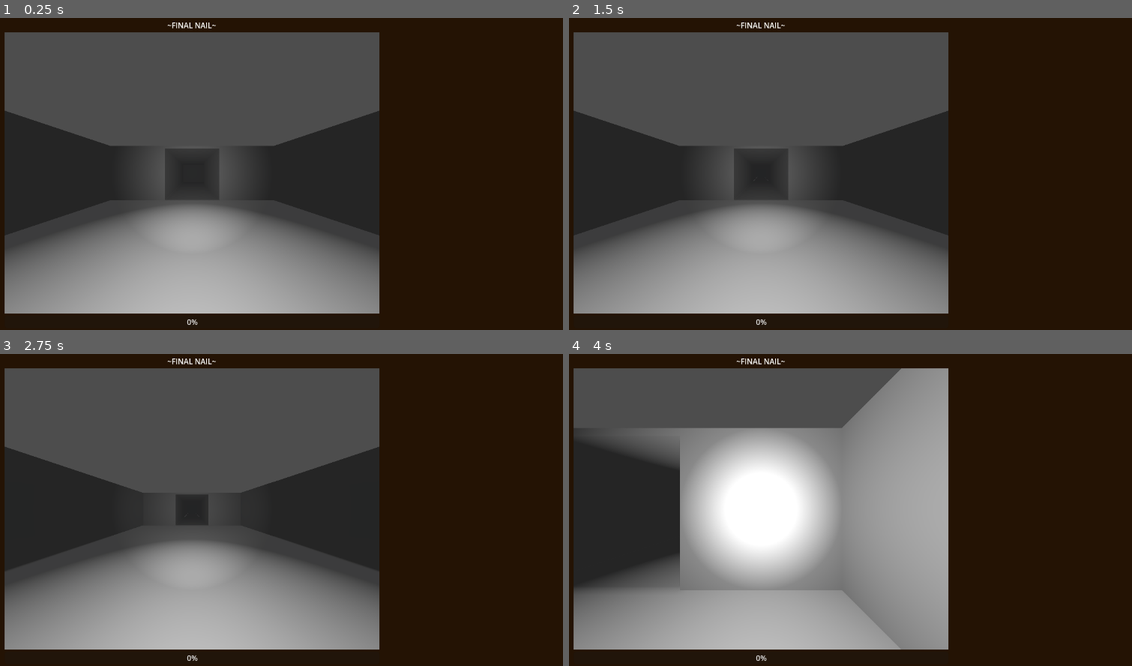
Above: before the commit, frames 1-4 (two rows, left to right).
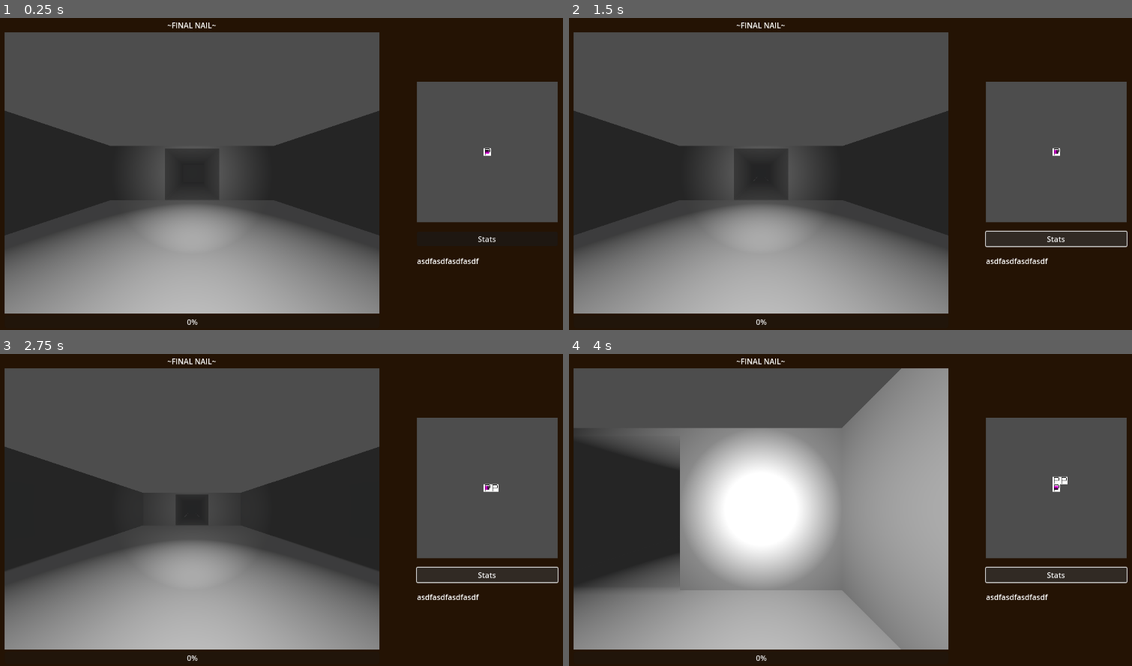
Above: after the commit, the same moments.

Repository: chris-pitre/FinalNail
Game: Godot game, scene res://scenes/main.tscn
Two runs of this game, one before a commit and one after it. Both use one fixed random seed, a clock stepped at 60 frames per second and the inputs below.
Inputs (mouse positions are in pixels of both pictures, inside the frame that each line leads up to):
- Up to frame 1 (0.25 s): no input
- Up to frame 2 (1.5 s): click (1058, 239) at 0.5 s, where only the run after the commit has a clickable "Stats"; tap Enter at 1.25 s; hold D (rotate_right) from 1.28 s (still down)
- Up to frame 3 (2.75 s): tap Space at 2 s; release D (rotate_right) at 2.03 s; hold S (move_backward) from 2.03 s (still down)
- Up to frame 4 (4 s): tap Enter at 2.75 s; release S (move_backward) at 2.78 s; hold D (rotate_right) 2.78-3.53 s; tap Space at 3.5 s; hold W (move_forward) from 3.53 s (still down)

The runs differ from the first frame. In frame 1, 11% of the frame differs, in the area x 74-100%, y 20-79%; in frame 2, 13%, in the area x 73-100%, y 20-79%; in frame 3, 13%; in frame 4, 13%.

Commit message:
added minimap prototype

Diff:
--- a/project.godot
+++ b/project.godot
@@ -14,6 +14,10 @@
 run/main_scene="res://scenes/main.tscn"
 config/features=PackedStringArray("4.2", "Forward Plus")
 config/icon="res://icon.svg"
+
+[autoload]
+
+Global="*res://src/singletons/global.gd"
 
 [display]
 
--- a/scenes/main.tscn
+++ b/scenes/main.tscn
@@ -1,8 +1,9 @@
-[gd_scene load_steps=5 format=3 uid="uid://c62k2e27wds1u"]
+[gd_scene load_steps=6 format=3 uid="uid://c62k2e27wds1u"]
 
 [ext_resource type="PackedScene" uid="uid://cf0ng65ho3ys0" path="res://scenes/map/map.tscn" id="1_axybf"]
 [ext_resource type="PackedScene" uid="uid://bud544xv1crtu" path="res://scenes/player/player.tscn" id="2_b7mpo"]
 [ext_resource type="PackedScene" uid="uid://db0sndhg6hj30" path="res://scenes/tilemaps/test_level.tscn" id="2_yi783"]
+[ext_resource type="PackedScene" uid="uid://dh1mo8mixskss" path="res://scenes/ui/minimap.tscn" id="4_0da32"]
 
 [sub_resource type="Environment" id="Environment_yf5dv"]
 fog_enabled = true
@@ -39,43 +40,72 @@
 [node name="MarginContainer" type="MarginContainer" parent="UI/VBoxContainer"]
 layout_mode = 2
 theme_override_constants/margin_left = 50
+theme_override_constants/margin_right = 50
 
-[node name="VBoxContainer" type="VBoxContainer" parent="UI/VBoxContainer/MarginContainer"]
+[node name="HBoxContainer" type="HBoxContainer" parent="UI/VBoxContainer/MarginContainer"]
+layout_mode = 2
+theme_override_constants/separation = 50
+
+[node name="VBoxContainer" type="VBoxContainer" parent="UI/VBoxContainer/MarginContainer/HBoxContainer"]
 layout_mode = 2
 size_flags_horizontal = 0
 
-[node name="Label" type="Label" parent="UI/VBoxContainer/MarginContainer/VBoxContainer"]
+[node name="Label" type="Label" parent="UI/VBoxContainer/MarginContainer/HBoxContainer/VBoxContainer"]
 layout_mode = 2
 size_flags_horizontal = 4
 text = "~FINAL NAIL~"
 vertical_alignment = 1
 
-[node name="SubViewportContainer" type="SubViewportContainer" parent="UI/VBoxContainer/MarginContainer/VBoxContainer"]
+[node name="SubViewportContainer" type="SubViewportContainer" parent="UI/VBoxContainer/MarginContainer/HBoxContainer/VBoxContainer"]
 layout_mode = 2
 size_flags_horizontal = 0
 
-[node name="SubViewport" type="SubViewport" parent="UI/VBoxContainer/MarginContainer/VBoxContainer/SubViewportContainer"]
+[node name="SubViewport" type="SubViewport" parent="UI/VBoxContainer/MarginContainer/HBoxContainer/VBoxContainer/SubViewportContainer"]
 handle_input_locally = false
 size = Vector2i(800, 600)
 render_target_update_mode = 4
 
-[node name="World" type="Node3D" parent="UI/VBoxContainer/MarginContainer/VBoxContainer/SubViewportContainer/SubViewport"]
+[node name="World" type="Node3D" parent="UI/VBoxContainer/MarginContainer/HBoxContainer/VBoxContainer/SubViewportContainer/SubViewport"]
 
-[node name="Map" parent="UI/VBoxContainer/MarginContainer/VBoxContainer/SubViewportContainer/SubViewport/World" instance=ExtResource("1_axybf")]
+[node name="Map" parent="UI/VBoxContainer/MarginContainer/HBoxContainer/VBoxContainer/SubViewportContainer/SubViewport/World" instance=ExtResource("1_axybf")]
 map_scene = ExtResource("2_yi783")
 
-[node name="Player" parent="UI/VBoxContainer/MarginContainer/VBoxContainer/SubViewportContainer/SubViewport/World" instance=ExtResource("2_b7mpo")]
+[node name="Player" parent="UI/VBoxContainer/MarginContainer/HBoxContainer/VBoxContainer/SubViewportContainer/SubViewport/World" instance=ExtResource("2_b7mpo")]
 transform = Transform3D(1, 0, 0, 0, 1, 0, 0, 0, 1, 0, 1, 0)
 
-[node name="WorldEnvironment" type="WorldEnvironment" parent="UI/VBoxContainer/MarginContainer/VBoxContainer/SubViewportContainer/SubViewport/World"]
+[node name="WorldEnvironment" type="WorldEnvironment" parent="UI/VBoxContainer/MarginContainer/HBoxContainer/VBoxContainer/SubViewportContainer/SubViewport/World"]
 environment = SubResource("Environment_yf5dv")
 
-[node name="DirectionalLight3D" type="DirectionalLight3D" parent="UI/VBoxContainer/MarginContainer/VBoxContainer/SubViewportContainer/SubViewport/World"]
+[node name="DirectionalLight3D" type="DirectionalLight3D" parent="UI/VBoxContainer/MarginContainer/HBoxContainer/VBoxContainer/SubViewportContainer/SubViewport/World"]
 transform = Transform3D(1, 0, 0, 0, -4.37114e-08, 1, 0, -1, -4.37114e-08, 0, 0, 0)
 light_energy = 0.03
 light_indirect_energy = 0.0
 shadow_enabled = true
 shadow_normal_bias = 0.1
 
-[node name="ProgressBar" type="ProgressBar" parent="UI/VBoxContainer/MarginContainer/VBoxContainer"]
+[node name="ProgressBar" type="ProgressBar" parent="UI/VBoxContainer/MarginContainer/HBoxContainer/VBoxContainer"]
 layout_mode = 2
+
+[node name="VBoxContainer2" type="VBoxContainer" parent="UI/VBoxContainer/MarginContainer/HBoxContainer"]
+layout_mode = 2
+size_flags_horizontal = 10
+theme_override_constants/separation = 20
+alignment = 1
+
+[node name="SubViewportContainer" type="SubViewportContainer" parent="UI/VBoxContainer/MarginContainer/HBoxContainer/VBoxContainer2"]
+layout_mode = 2
+
+[node name="SubViewport" type="SubViewport" parent="UI/VBoxContainer/MarginContainer/HBoxContainer/VBoxContainer2/SubViewportContainer"]
+handle_input_locally = false
+size = Vector2i(300, 300)
+render_target_update_mode = 4
+
+[node name="Minimap" parent="UI/VBoxContainer/MarginContainer/HBoxContainer/VBoxContainer2/SubViewportContainer/SubViewport" instance=ExtResource("4_0da32")]
+
+[node name="Button" type="Button" parent="UI/VBoxContainer/MarginContainer/HBoxContainer/VBoxContainer2"]
+layout_mode = 2
+text = "Stats"
+
+[node name="Label" type="Label" parent="UI/VBoxContainer/MarginContainer/HBoxContainer/VBoxContainer2"]
+layout_mode = 2
+text = "asdfasdfasdfasdf"
--- a/scenes/player/player.gd
+++ b/scenes/player/player.gd
@@ -8,7 +8,6 @@
 	LEFT,
 }
 
-var facing: DIRECTION = DIRECTION.FORWARD
 var moving: bool = false
 
 @onready var move_raycast: RayCast3D = $MoveRaycast
@@ -50,6 +49,8 @@
 	var tween = create_tween().set_ease(Tween.EASE_OUT).set_trans(Tween.TRANS_QUAD)
 
 	await tween.tween_property(self, "rotation", rotation - Vector3(0, dir * (PI / 2), 0), 0.15).finished
+	Global.player_dir_updated.emit(is_right)
+
 	moving = false
 
 
@@ -67,4 +68,7 @@
 		tween = create_tween().set_ease(Tween.EASE_OUT).set_trans(Tween.TRANS_QUAD)
 		await tween.tween_property(self, "global_position", global_position - dir, 0.15).finished
 
+	global_position = Vector3(round(global_position.x), round(global_position.y), round(global_position.z))
+	Global.player_pos_updated.emit(global_position.x / 2, global_position.z / 2)
+
 	moving = false
--- /dev/null
+++ b/scenes/ui/minimap.gd
@@ -0,0 +1,22 @@
+class_name Minimap
+extends TileMap
+
+@onready var cam := $MinimapCamera
+@onready var marker := $MinimapCamera/PlayerMarker
+@onready var new_pos: Vector2 = cam.position
+
+func _ready():
+	Global.player_pos_updated.connect(_player_moved)
+	Global.player_dir_updated.connect(_player_rotated)
+	_player_moved(0, 0)
+
+func _player_moved(x, y):
+	set_cell(0, Vector2i(x, y), 0, Vector2i(0, 0))
+	new_pos = Vector2(16 * x + 8, 16 * y + 8)
+
+func _physics_process(delta):
+	cam.position = cam.position.move_toward(new_pos, 100 * delta)
+
+func _player_rotated(is_right):
+	var angle = PI/2 if is_right else -PI/2
+	marker.rotate(angle)
--- /dev/null
+++ b/scenes/ui/minimap.tscn
@@ -0,0 +1,24 @@
+[gd_scene load_steps=5 format=3 uid="uid://dh1mo8mixskss"]
+
+[ext_resource type="TileSet" uid="uid://qd2lm2embmp1" path="res://src/tilesets/tileset.tres" id="1_pyo8c"]
+[ext_resource type="Script" path="res://scenes/ui/minimap.gd" id="2_uc1v2"]
+
+[sub_resource type="Gradient" id="Gradient_328om"]
+colors = PackedColorArray(0, 0, 0, 1, 1, 0, 1, 1)
+
+[sub_resource type="GradientTexture2D" id="GradientTexture2D_fiqea"]
+gradient = SubResource("Gradient_328om")
+width = 8
+height = 8
+fill_from = Vector2(1, 0)
+fill_to = Vector2(1, 1)
+
+[node name="Minimap" type="TileMap"]
+tile_set = ExtResource("1_pyo8c")
+format = 2
+script = ExtResource("2_uc1v2")
+
+[node name="MinimapCamera" type="Camera2D" parent="."]
+
+[node name="PlayerMarker" type="Sprite2D" parent="MinimapCamera"]
+texture = SubResource("GradientTexture2D_fiqea")
--- /dev/null
+++ b/src/singletons/global.gd
@@ -0,0 +1,4 @@
+extends Node
+
+signal player_pos_updated(x, y)
+signal player_dir_updated(is_right)
